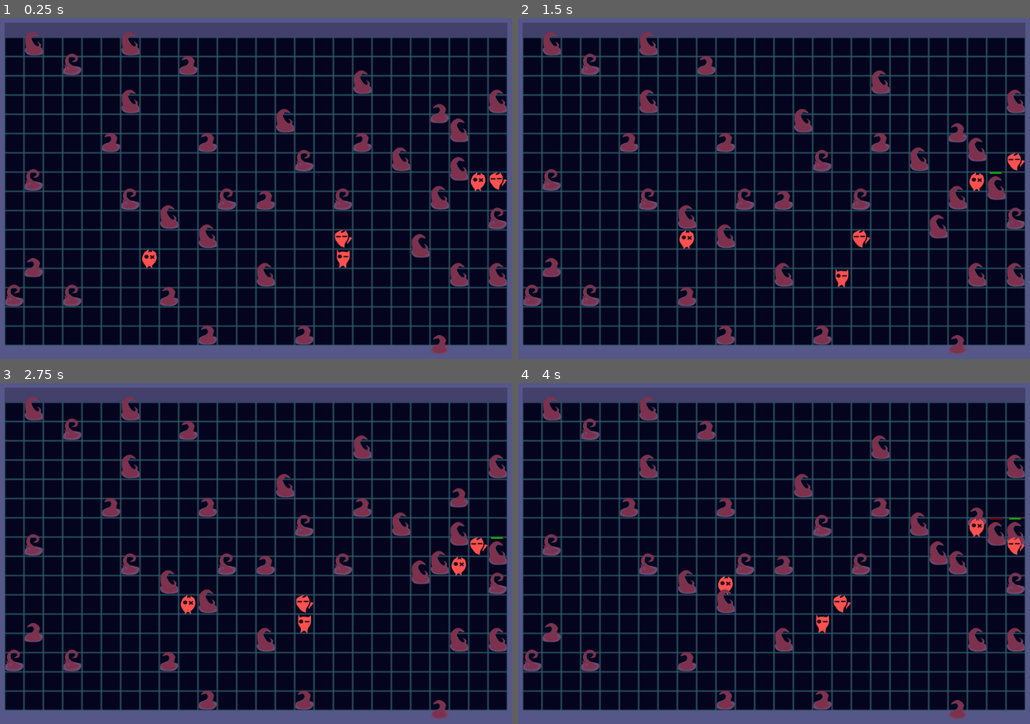
Above: before the commit, frames 1-4 (two rows, left to right).
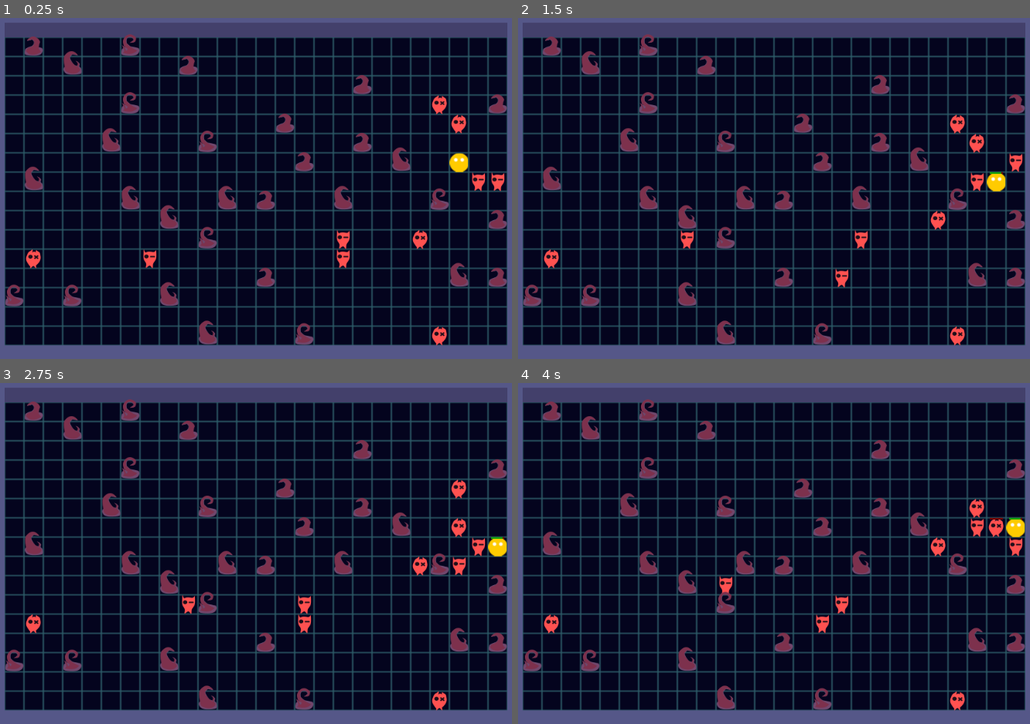
Above: after the commit, the same moments.

Repository: edgex004/RaccoonDelver
Game: Godot game, scene res://Level.tscn
Same seed, same stepped clock (60 frames per second), same inputs: the game is played once before the commit and once after it. Sound files missing from this copy of the repository are replaced by a short silence.
Inputs:
- Up to frame 1 (0.25 s): no input
- Up to frame 2 (1.5 s): tap Enter at 0.5 s; hold Right (player1_right) 0.53-1.28 s; hold Down (player1_down) from 1.28 s (still down)
- Up to frame 3 (2.75 s): release Down (player1_down) at 2.03 s; hold Right (player1_right) from 2.03 s (still down)
- Up to frame 4 (4 s): tap Space at 2.75 s; release Right (player1_right) at 2.78 s; hold Up (player1_up) 2.78-3.53 s; tap Enter at 3.5 s; hold Left (player1_left) from 3.53 s (still down)

The runs differ from the first frame. In frame 1, 3.9% of the frame differs, in the area x 4-100%, y 4-99%; in frame 2, 3.9%; in frame 3, 3.9%; in frame 4, 3.8%.

Commit message:
Adding Global variables. Reorganizing enemies and plants

Diff:
--- /dev/null
+++ b/Globals.gd
@@ -0,0 +1,6 @@
+extends Node
+
+var player_one : Player
+var player_two : Player
+
+var current_level
--- a/Level.gd
+++ b/Level.gd
@@ -1,13 +1,13 @@
 extends Node2D
 
 const PLAYER = preload("res://Scenes/Damageable/Movable/Player/Player.tscn")
-const DAMAGEABLE = preload("res://Objects/Box.tscn")
 const RANDOM_WALKER = preload("res://Scenes/Damageable/Movable/AI/RandomWalker/RandomWalker.tscn")
 const CHASER = preload("res://Scenes/Damageable/Movable/AI/Chaser/Chaser.tscn")
 const PERMANENT = preload("res://Scenes/Permanent/Permanent.tscn")
+const PLANT = preload('res://Scenes/Damageable/Plants/Plant.tscn')
+const MOVEMENT_COLLISION_MASK = 1+2+4 #bit mask (2^0 + 2^1 + 2^2 = static objects)
+
 signal beat
-
-const MOVEMENT_COLLISION_MASK = 1+2+4 #bit mask (2^0 + 2^1 + 2^2 = static objects)
 
 onready var ObjCollisionShape = preload('res://Objects/ObjectCollisonShape.res')
 onready var GroundTileMap : TileMap = $GroundTileMap
@@ -16,6 +16,7 @@
 
 # Called when the node enters the scene tree for the first time.
 func _ready():
+	Globals.current_level = self
 	var used_cells = GroundTileMap.get_used_cells()
 	for pos in used_cells:
 		if 1 + pos.x > StateMap.size():
@@ -52,11 +53,15 @@
 		player.set_position( _get_tile_pos(Vector2(x,y), GroundTileMap) )
 		player.is_first_player = is_first_player
 		connect("beat", player, "_on_Beat_timeout")
+		if is_first_player:
+			Globals.player_one = player
+		else:
+			Globals.player_two = player
 
 
 func spawnDamageable(x : int, y : int):
 	if (StateMap[x][y] == null):
-		var obj = DAMAGEABLE.instance()
+		var obj = PLANT.instance()
 		set_tile(x,y,obj)
 		get_node("YSort").add_child(obj)
 		obj.set_position( _get_tile_pos(Vector2(x,y), GroundTileMap) )
--- a/Scenes/Damageable/Damageable.gd
+++ b/Scenes/Damageable/Damageable.gd
@@ -1,4 +1,5 @@
 extends Area2D
+class_name Damageable
 
 var tilesize = 32
 var tile_x
@@ -17,14 +18,6 @@
 # Called when the node enters the scene tree for the first time.
 func _ready():
 	$ProgressBar.hide()
-	var rand_sprite = randi() % 3
-	match rand_sprite:
-		0:
-			get_node('Sprite').texture = preload('res://Objects/Object2.png')
-		1:
-			get_node('Sprite').texture = preload('res://Objects/Object3.png')
-		2:
-			get_node('Sprite').texture = preload('res://Objects/Object4.png')
 
 
 # Called every frame. 'delta' is the elapsed time since the previous frame.
--- a/Scenes/Damageable/Damageable.tscn
+++ b/Scenes/Damageable/Damageable.tscn
@@ -1,6 +1,5 @@
-[gd_scene load_steps=7 format=2]
+[gd_scene load_steps=6 format=2]
 
-[ext_resource path="res://Scenes/Damageable/Damageable.svg" type="Texture" id=1]
 [ext_resource path="res://Scenes/Damageable/Damageable.gd" type="Script" id=2]
 
 [sub_resource type="RectangleShape2D" id=1]
@@ -22,7 +21,6 @@
 shape = SubResource( 1 )
 
 [node name="Sprite" type="Sprite" parent="."]
-texture = ExtResource( 1 )
 
 [node name="Damage" type="AudioStreamPlayer" parent="."]
 stream = SubResource( 2 )
--- a/Scenes/Damageable/Movable/AI/Chaser/Chaser.tscn
+++ b/Scenes/Damageable/Movable/AI/Chaser/Chaser.tscn
@@ -1,13 +1,17 @@
-[gd_scene load_steps=4 format=2]
+[gd_scene load_steps=5 format=2]
 
 [ext_resource path="res://Scenes/Damageable/Movable/AI/BasicAI.tscn" type="PackedScene" id=1]
 [ext_resource path="res://Scenes/Damageable/Movable/AI/Chaser/Chaser.gd" type="Script" id=2]
+[ext_resource path="res://Scenes/Damageable/Movable/AI/Chaser/Fatty.png" type="Texture" id=3]
 
 [sub_resource type="CircleShape2D" id=1]
 radius = 160.0
 
 [node name="Chaser" instance=ExtResource( 1 )]
 script = ExtResource( 2 )
+
+[node name="Sprite" parent="." index="1"]
+texture = ExtResource( 3 )
 
 [node name="SearchRange" type="Area2D" parent="." index="3"]
 collision_layer = 2
--- a/Scenes/Damageable/Movable/AI/RandomWalker/RandomWalker.gd
+++ b/Scenes/Damageable/Movable/AI/RandomWalker/RandomWalker.gd
@@ -12,14 +12,6 @@
 	#screensize = get_viewport().get_size()
 	#set_position(screensize/2)
 	damage = 10
-	var rand_sprite = randi() % 3
-	match rand_sprite:
-		0:
-			get_node('Sprite').texture = preload('res://Scenes/Damageable/Movable/AI/RandomWalker/BasicEnemySkin.png')
-		1:
-			get_node('Sprite').texture = preload('res://Scenes/Damageable/Movable/AI/RandomWalker/Floater.png')
-		2:
-			get_node('Sprite').texture = preload('res://Scenes/Damageable/Movable/AI/RandomWalker/Fatty.png')
 
 
 func _on_Beat_timeout():
--- a/Scenes/Damageable/Movable/Movable.gd
+++ b/Scenes/Damageable/Movable/Movable.gd
@@ -1,4 +1,4 @@
-extends "../Damageable.gd"
+extends Damageable
 
 const MOVEMENT_COLLISION_MASK = 1+2+4 #bit mask (2^0 + 2^1 + 2^2 = static objects)
 
--- a/Scenes/Damageable/Movable/Player/Player.gd
+++ b/Scenes/Damageable/Movable/Player/Player.gd
@@ -1,4 +1,5 @@
 extends "../Movable.gd"
+class_name Player
 
 var beat_counter = 0
 var is_first_player : bool = true
--- /dev/null
+++ b/Scenes/Damageable/Plants/Plant.tscn
@@ -0,0 +1,12 @@
+[gd_scene load_steps=4 format=2]
+
+[ext_resource path="res://Scenes/Damageable/Damageable.tscn" type="PackedScene" id=1]
+[ext_resource path="res://Scenes/Damageable/Plants/Plants.gd" type="Script" id=2]
+[ext_resource path="res://Objects/Object2.png" type="Texture" id=3]
+
+[node name="Plant" instance=ExtResource( 1 )]
+script = ExtResource( 2 )
+
+[node name="Sprite" parent="." index="1"]
+position = Vector2( 0, -16 )
+texture = ExtResource( 3 )
--- /dev/null
+++ b/Scenes/Damageable/Plants/Plants.gd
@@ -0,0 +1,23 @@
+extends Damageable
+
+
+# Declare member variables here. Examples:
+# var a = 2
+# var b = "text"
+
+
+# Called when the node enters the scene tree for the first time.
+func _ready():
+	var rand_sprite = randi() % 3
+	match rand_sprite:
+		0:
+			get_node('Sprite').texture = preload('res://Objects/Object2.png')
+		1:
+			get_node('Sprite').texture = preload('res://Objects/Object3.png')
+		2:
+			get_node('Sprite').texture = preload('res://Objects/Object4.png')
+
+
+# Called every frame. 'delta' is the elapsed time since the previous frame.
+#func _process(delta):
+#	pass
--- a/project.godot
+++ b/project.godot
@@ -8,9 +8,20 @@
 
 config_version=4
 
-_global_script_classes=[  ]
+_global_script_classes=[ {
+"base": "Area2D",
+"class": "Damageable",
+"language": "GDScript",
+"path": "res://Scenes/Damageable/Damageable.gd"
+}, {
+"base": "",
+"class": "Player",
+"language": "GDScript",
+"path": "res://Scenes/Damageable/Movable/Player/Player.gd"
+} ]
 _global_script_class_icons={
-
+"Damageable": "",
+"Player": ""
 }
 
 [application]
@@ -18,6 +29,10 @@
 config/name="Godot Proj"
 run/main_scene="res://Level.tscn"
 config/icon="res://icon.png"
+
+[autoload]
+
+Globals="*res://Globals.gd"
 
 [input]
 
Renamed: Scenes/Damageable/Movable/AI/BasicEnemySkin.svg -> ArtSVG/BasicEnemySkin.svg
Not shown, changed: ArtSVG/Objects.svg
Renamed: Scenes/Damageable/Movable/AI/RandomWalker/Fatty.png -> Scenes/Damageable/Movable/AI/Chaser/Fatty.png
Not shown, changed: Scenes/Damageable/Movable/AI/Chaser/Fatty.png.import
Renamed: Scenes/Damageable/Movable/AI/RandomWalker/Floater.png -> Scenes/Damageable/Movable/AI/Floater/Floater.png
Not shown, changed: Scenes/Damageable/Movable/AI/Floater/Floater.png.import
Not shown, removed: Scenes/Damageable/Movable/AI/RandomWalker/Floater.png.import
